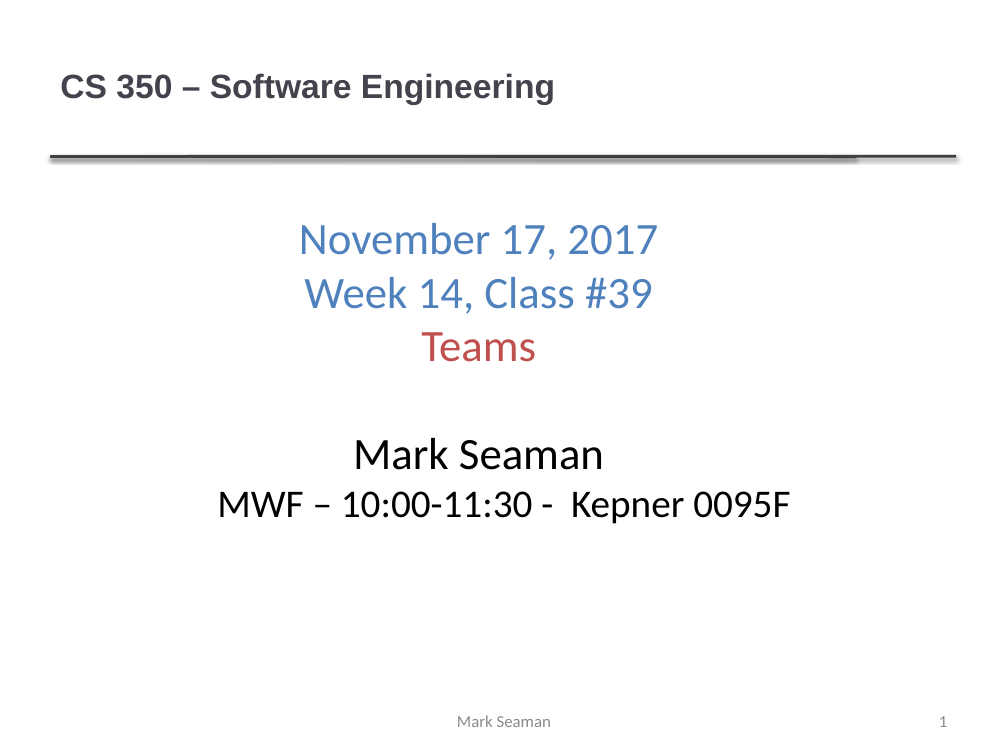
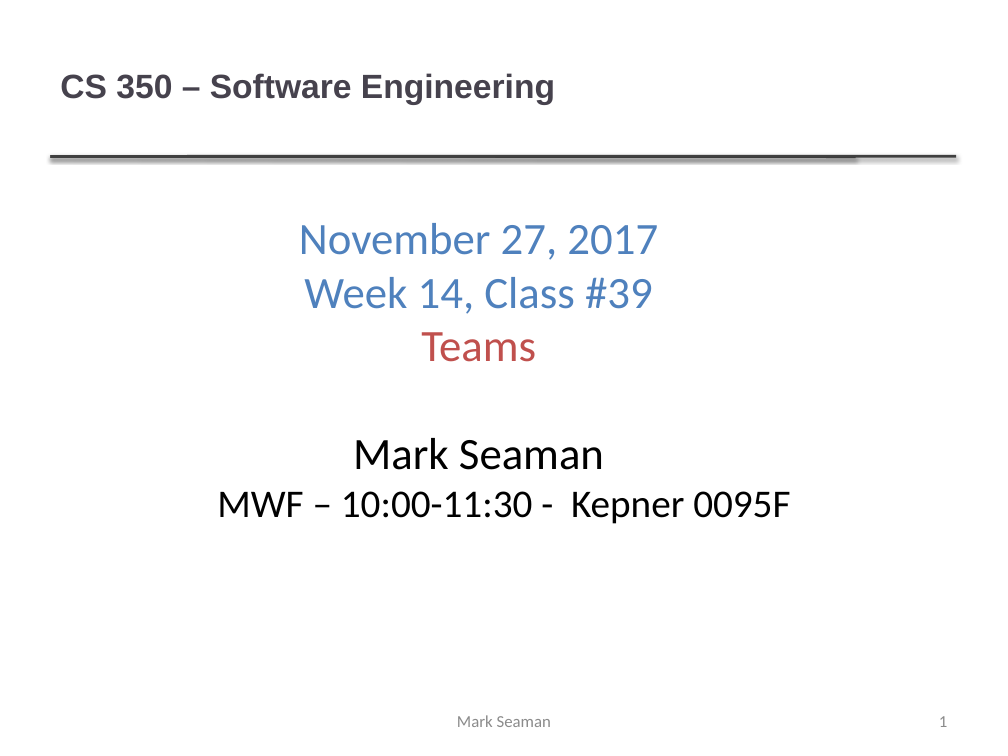
Before and after one commit to tcl394/CS350, a slide deck: slide 1 of Lectures/39.2017-11-27.pptx. Drawn at 1008x756 pixels with LibreOffice and Linux fonts; fonts in the diff are those of the drawing; background and template pictures are left out. Boxes give left, top, right and bottom in pixels: in the first picture for what was removed or moved away, otherwise in the second. Text is boxed around its words. In the diff, an @@ line names an element or a change of style, - is before the commit and + after.

Commit message:
Lectures

```diff
--- a/Lectures/39.2017-11-27.pptx
+++ b/Lectures/39.2017-11-27.pptx
@@ subtitle at bbox=[299, 223, 658, 260]: text changed @@
-November 17, 2017
+November 27, 2017
```
Also in this commit, not shown: 3 other files.
